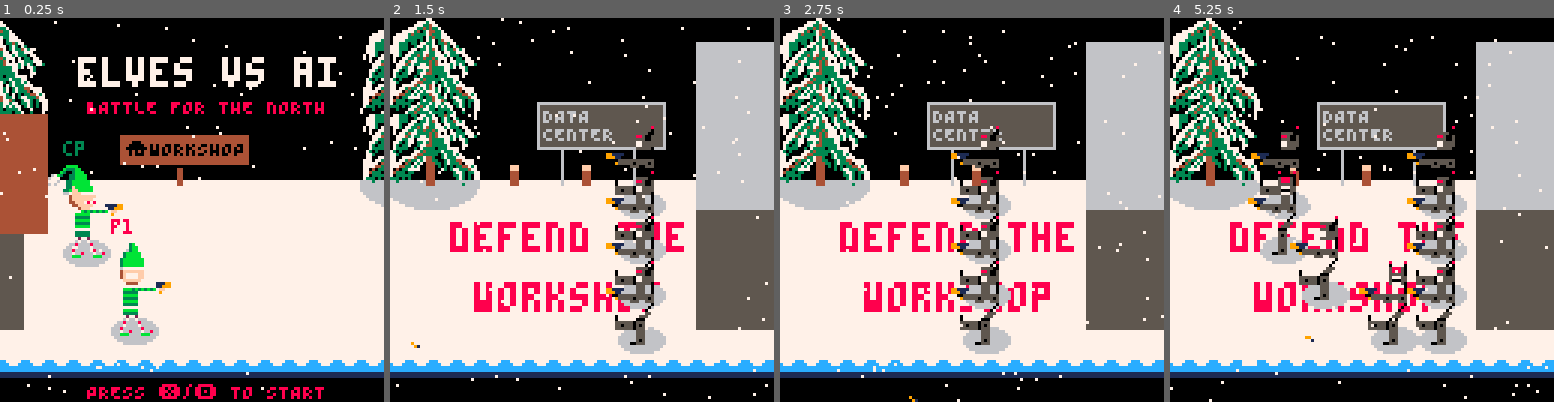
Above: before the commit, frames 1-4 (left to right).
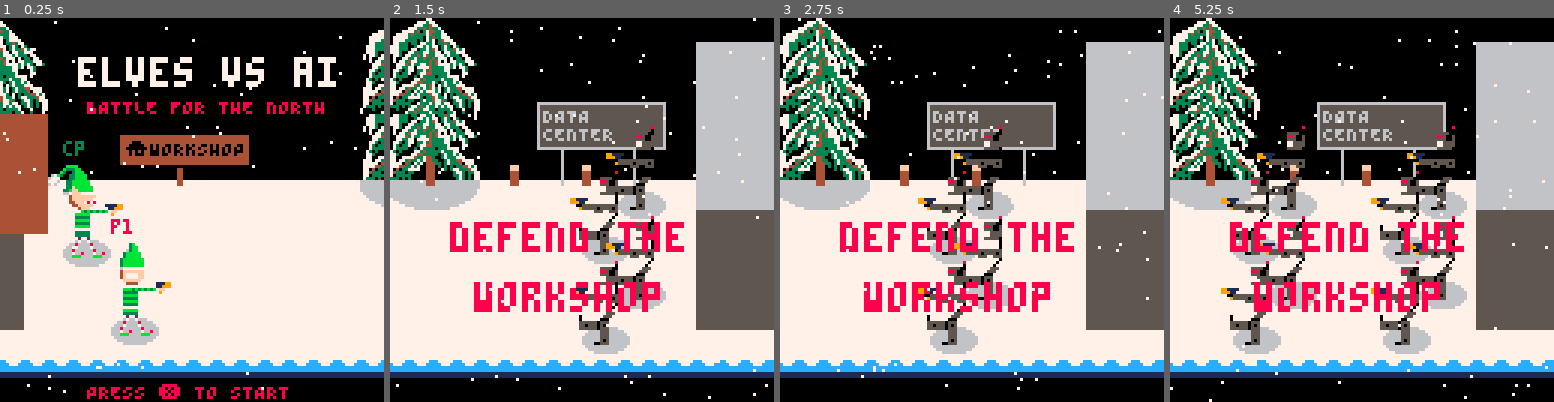
Above: after the commit, the same moments.

Repository: ryangrossGitHub/eva
Game: PICO-8 cartridge eva.p8
Same seed, same stepped clock (60 frames per second), same inputs: the game is played once before the commit and once after it.
Inputs:
- Up to frame 1 (0.25 s): no input
- Up to frame 2 (1.5 s): tap X (X key) at 0.33, 1.07 s; tap O (Z key) at 0.7 s
- Up to frame 3 (2.75 s): hold Right 1.6-2.1 s; tap O (Z key) at 1.7, 2.1, 2.5 s; tap X (X key) at 1.85 s; hold Up 2.15-2.42 s; hold Right from 2.47 s (still down)
- Up to frame 4 (5.25 s): tap O (Z key) every 0.4 s from 2.9 to 4.9 s; tap X (X key) at 2.97, 4.08, 5.2 s; release Right at 3.03 s; hold Left 3.08-3.58 s; hold Down 3.63-3.97 s; hold Right 4.02-4.68 s; hold Up 4.73-5.03 s; hold Left from 5.08 s (still down)

The runs differ from the first frame. In frame 1, 0.5% of the frame differs, in the area x 0-98%, y 1-100%; in frame 2, 5.1%; in frame 3, 5.7%; in frame 4, 11%, in the area x 1-98%, y 0-98%.

Commit message:
Fixed stage transition. Updated snow to intensivy with stages. Added stage and enemy count indicators.

Diff:
--- a/eva.p8
+++ b/eva.p8
@@ -138,8 +138,8 @@
 99999999bbbbbbbbffffffffdddddddd000000000000000007743330330000444000000377303377077433303300373347743003773033770000000000000000
 99999999bbbbbbbbffffffffdddddddd000000000000000007703333300000444000000337303077077033333007333737737703373030770000000000000000
 99999999bbbbbbbbffffffffdddddddd000000000000000007333030300000444000000037303077073330303773437337373770373030770000000000000000
-99999999bbbbbbbbffffffffdddddddd000000007777777766663666666666444666666666666666700030007734377330333370007000770000000000000000
-99999999bbbbbbbbffffffffdddddddd000000007777777766666666666666444666666666366666700000073343333733330337003000700000000000000000
+99999999bbbbbbbbffffffffdddddddd000000007777777766666666666666444666666666666666700030007734377330333370007000770000000000000000
+99999999bbbbbbbbffffffffdddddddd000000007777777766666666666666444666666666666666700000073343333733330337003000700000000000000000
 
 
 
--- a/src/enemies.lua
+++ b/src/enemies.lua
@@ -6,14 +6,15 @@
 enemy_health = 20
 enemy_head_sprite_list = {132, 133, 148, 149, 164, 165, 180, 181}
 enemy_dead_frame = 60 -- how long before removing from table to avoid out of mem error
+enemy_kill_count = 0
 
-function spawn_enemy(speed, y)
+function spawn_enemy(speed, x, y)
 	enemy = {
 		sprite_number = 144,
 		sprite_number_face = 132, --rnd(enemy_head_sprite_list),
 		speed = speed, -- movement speed
 		rotate_sprite = false,
-		x = 38 * 8,
+		x = x,
 		y = y,
 		w = 8,
 		h = 32,
@@ -53,6 +54,7 @@
 	for enemy in all(enemies) do
 		if enemy.dead then
 			if enemy.dead_frames >= enemy_dead_frame then
+				enemy_kill_count += 1
 				del(enemies, enemy)
 			else
 				enemy.dead_frames += 1
@@ -124,6 +126,7 @@
 		end
 
 		if enemy.x < left_bound - 24 then game_over = true end
+		if enemy.x > right_bound then enemy.x = right_bound end
 	end
 end
 
--- a/src/main.lua
+++ b/src/main.lua
@@ -6,6 +6,9 @@
 game_over = false
 game_over_delay = 100
 game_over_delay_count = 0
+p2_join_blink_count = 0
+p2_join_blink_total = 30
+p2_join_hide = false
 
 function _init()
 	printh("GAME INIT", log_file, true)
@@ -13,7 +16,7 @@
 	palt(0, false)
 	load_stage(0)
 	music(63)
-	init_snow()
+	init_snow(100)
 	spk8_pitch,spk8_rate,spk8_volume,spk8_quality,spk8_intonation,spk8_if0,spk8_shift,spk8_bandwidth,spk8_whisper=
 	100,0.7,1.5,.5,10,10,1,1,1
 end
@@ -24,23 +27,23 @@
  	if stage == 0 then
 		update_start()
 	else
-		-- Initial delay before spawning enemies for this stage
-		if stages[stage].enemy_spawn_initial_delay and
-			stages[stage].enemy_spawn_initial_delay_count <  stages[stage].enemy_spawn_initial_delay then
-
-			stages[stage].enemy_spawn_initial_delay_count += 1
-		elseif stages[stage].enemy_spawn_count > enemey_spawn_stage_count then
+		if stages[stage].enemy_spawn_count > enemey_spawn_stage_count then
 			if e_spawn and enemy_spawn_delay_count == 0 then
 				-- spawn in rows
-				spawn_enemy(stages[stage].enemy_speed, 40)
-				spawn_enemy(stages[stage].enemy_speed, 55)
-				spawn_enemy(stages[stage].enemy_speed, 70)
-				spawn_enemy(stages[stage].enemy_speed, 85)
+				local spawn_point = 38 * 8
+				spawn_enemy(stages[stage].enemy_speed, spawn_point, 40)
+				spawn_enemy(stages[stage].enemy_speed, spawn_point - 12, 55)
+				spawn_enemy(stages[stage].enemy_speed, spawn_point, 70)
+				spawn_enemy(stages[stage].enemy_speed, spawn_point - 12, 85)
 				enemy_spawn_delay_count = stages[stage].enemy_spawn_delay
 				enemey_spawn_stage_count += 1
 			end
 
 			enemy_spawn_delay_count -= 1
+		elseif #enemies == 0 then
+			stage += 1
+			init_snow(stage * 100)
+			load_stage(stage)
 		end
 	end
 
@@ -87,6 +90,24 @@
 		end
 	end
 
+	if not coop then
+		p2_join_blink_count += 1
+
+		if p2_join_blink_count >= p2_join_blink_total then
+			p2_join_blink_count = 0
+
+			if p2_join_hide then
+				p2_join_hide = false
+			else
+				p2_join_hide = true
+			end
+		end
+	else
+		p2_join_hide = true
+	end
+
+	if stage_trans then update_stage_trans() end
+
 end
 
 function _draw()
@@ -95,8 +116,15 @@
 	map(0,0)
 	if stage == 0 then
 		draw_start()
-	elseif not coop and not intro then
-		print_dialog(55 + camera_x, 131, "p2 PRESS ❎/🅾️ TO JOIN", 0, true, false, 3, 0)
+	elseif not intro then
+		print("❎ SHOOT", 85, 80, 6)
+		print("wave: "..stage.."/8", camera_x + 48, screen_size - 6, 8)
+		spr(132, camera_x + screen_size - 30, screen_size - 8)
+		print(stages[stage].enemy_spawn_count*4-enemy_kill_count.."/"..stages[stage].enemy_spawn_count*4, camera_x + screen_size - 20, screen_size - 6, 7)
+
+		if not p2_join_hide then
+			print("p2 PRESS ❎ TO JOIN", camera_x + 30, 0, 3)
+		end
 	end
 
 	print_dialog((11 * 8) - 3, (6 * 8) + 2, "\138WORKSHOP", 0, false, false, 0, 4)
@@ -115,11 +143,6 @@
 	elseif camera_shake_offset > 0 then
 		camera_shake_offset -= 1
 		camera_x -= 1
-	end
-
-	if intro and camera_x > 35 then
-		print("\^w\^tdefend the", camera_x + 20, 68, 8)
-		print("\^w\^tworkshop", camera_x + 28, 88, 8)
 	end
 
 	-- draw_weapons()
@@ -147,6 +170,11 @@
 	if game_over then
 		print("\^w\^tgame over", camera_x + 24, 68, 8)
 		print("THE WORKSHOP HAS BEEN BREACHED", camera_x + 4, 88, 8)
+	elseif intro and camera_x > 35 then
+		print("\^w\^tdefend the", camera_x + 20, 68, 8)
+		print("\^w\^tworkshop", camera_x + 28, 88, 8)
+	elseif stage_trans then
+		print("\^w\^twave: "..stage, camera_x + 38, 62, 8)
 	end
 
 	draw_snow()
--- a/src/stages.lua
+++ b/src/stages.lua
@@ -1,12 +1,12 @@
 stage = 0
 stage_trans = false
 stage_transfer_count = 0
-stage_transfer_total = 161 -- stage trans total
+stage_transfer_total = 80 -- stage trans total
 camera_x = 0
 camera_y = 0
 wall_height = 56
 map_width = 8
-intro_camera_pause = 275
+intro_camera_pause = 260
 intro_camera_pause_count = 0
 
 left_bound = 7 * 8
@@ -16,27 +16,24 @@
 
 stages = {
   {
-    enemy_spawn_count = 999, -- unlimited
-    enemy_speed = 0.4,
-    enemy_spawn_delay = 130,
-    music_track = 0,
-    weapon_unlock = 1
+    enemy_spawn_count = 5,
+    enemy_speed = 0.385,
+    enemy_spawn_delay = 130
   },
   {
-    enemy_spawn_count = 9999, -- unlimited
+    enemy_spawn_count = 10,
     enemy_speed = 0.4,
-    enemy_spawn_delay = 14,
-    enemy_spawn_initial_delay = 0,
-    enemy_spawn_initial_delay_count = 0,
-    music_track = 24,
-    weapon_unlock = 1
+    enemy_spawn_delay = 50
   },
   {
-    enemy_spawn_count = 0,
+    enemy_spawn_count = 10,
     enemy_speed = 0.4,
-    enemy_spawn_delay = 8,
-    music_track = 56,
-    weapon_unlock = 1
+    enemy_spawn_delay = 50
+  },
+  {
+    enemy_spawn_count = 10,
+    enemy_speed = 0.4,
+    enemy_spawn_delay = 50
   },
 }
 
@@ -48,34 +45,22 @@
   elseif n == 1 then
     music(0)
     e_spawn = true
-    player_move = true
   else
+    enemy_kill_count = 0
     enemey_spawn_stage_count = 0
-
     stage_trans = true
     e_spawn = false
-    player_move = false
-    j.flip_sprite = false
-    c.flip_sprite = false
-
   end
 end
 
 function update_stage_trans()
   if stage_transfer_count < stage_transfer_total then
     stage_transfer_count += 1
-    j.x += 0.8
-    c.x += 0.8
-    camera_x += 0.8
   else
+    stage_transfer_count = 0
+    enemy_spawn_delay_count = 0
     stage_trans = false
-    enemies = {} -- clear
-    particles = {} -- clear
-    if stage < 16 then
-      stage_transfer_count = 0
-      e_spawn = true
-      player_move = true
-    end
+    e_spawn = true
   end
 end
 
@@ -120,6 +105,7 @@
       camera_x -= 2
     else
       intro = false
+      player_move = true
     end
 
     intro_camera_pause_count += 1
@@ -128,7 +114,7 @@
 function draw_start()
   print_dialog(91,22,"\^w\^telves vs ai", 0, true, false, 7, 0)
   print_dialog(94,36,"BATTLE FOR THE NORTH", 0, true, false, 8, 0)
-  print_dialog(94,131, "PRESS ❎/🅾️ TO START", 0, true, false, 8, 0)
+  print_dialog(94,131, "PRESS ❎ TO START", 0, true, false, 8, 0)
 end
 
 function draw_weapons()
@@ -137,9 +123,9 @@
   end
 end
 
-function init_snow()
+function init_snow(n)
  snow = {} -- ensure array is initialized
- for i = 1, 120 do
+ for i = 1, n do
   add(snow, {
    x = camera_x + rnd(128), -- spawn initially within the current camera view
    y = rnd(128),
@@ -200,15 +186,3 @@
   c.kill_count = 0
   music(0)
 end
-
-
-function run_ending()
-  if j.x >= screen_size * map_width + 16 or c.x >= screen_size * map_width + 16 then
-    -- walk in place
-    c.last_animation_frame_x -= 1
-    j.last_animation_frame_x -= 1
-  else
-    j.x += 1
-    c.x += 1
-  end
-end
